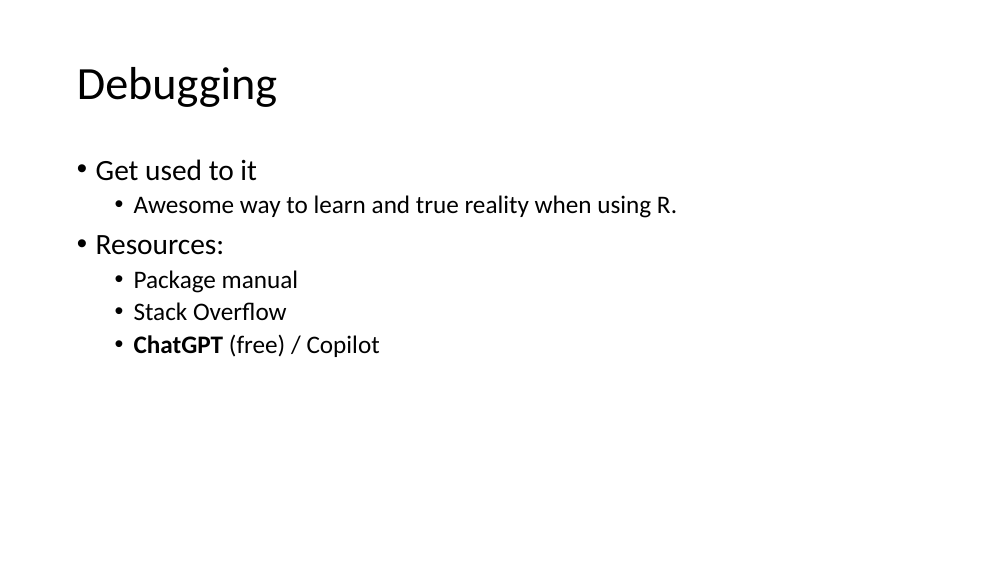
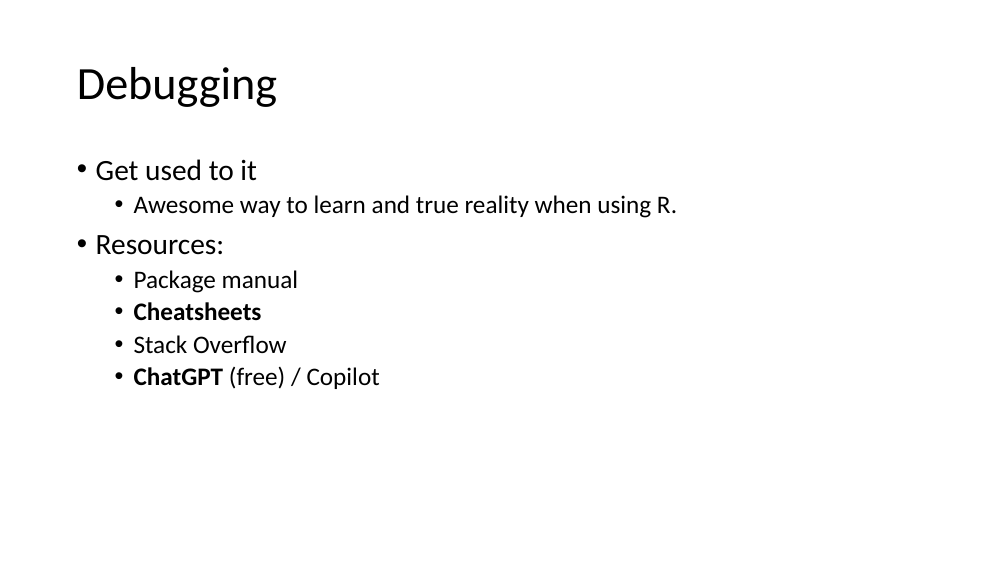
Before and after one commit to ruampimentel/SPSS_to_R, a slide deck: slide 24 of Slides - Data Cleaning.pptx (slide 17 before the commit). Drawn at 1008x567 pixels with LibreOffice and Linux fonts; fonts in the diff are those of the drawing. Boxes give left, top, right and bottom in pixels: in the first picture for what was removed or moved away, otherwise in the second. Text is boxed around its words. In the diff, an @@ line names an element or a change of style, - is before the commit and + after.

```diff
--- a/Slides - Data Cleaning.pptx
+++ b/Slides - Data Cleaning.pptx
@@ text at [134, 302, 262, 321]: paragraph added @@
+  • Cheatsheets
```
Also in this commit, not shown: 8 other slides changed, 13 slides added, 2 slides removed, 14 other files.
